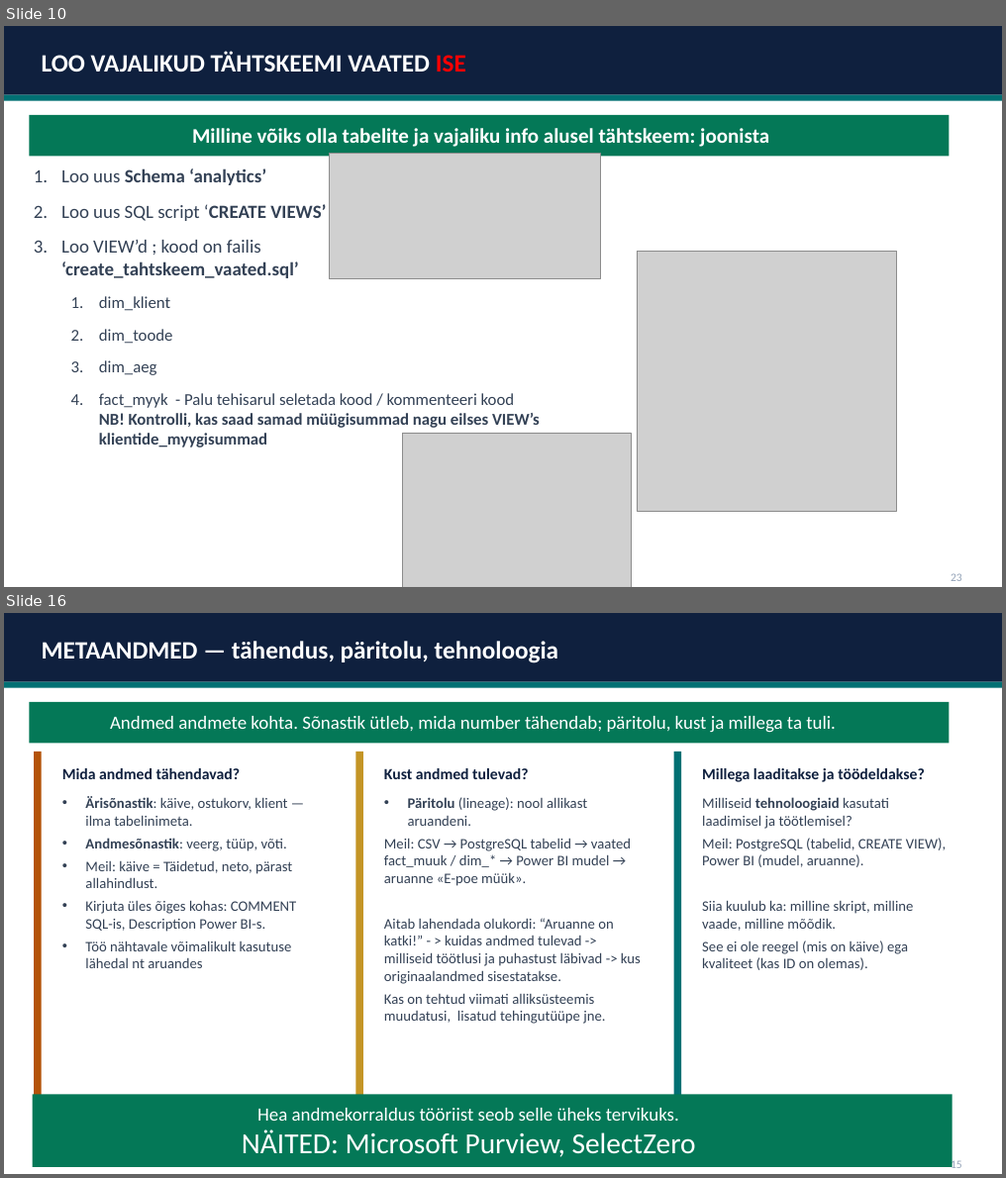
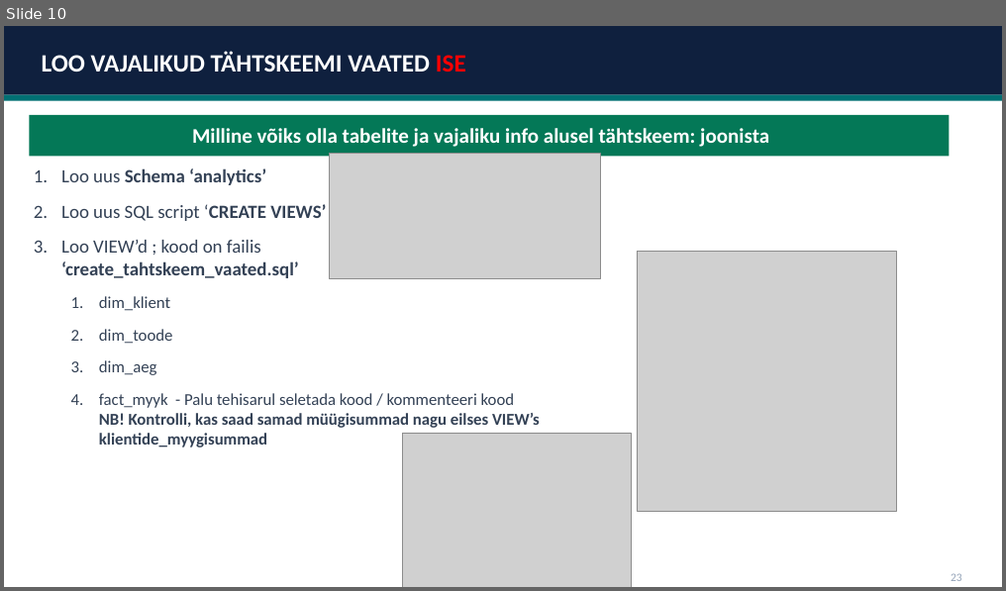
Before and after one commit to emilieabel/andmetarkus, a slide deck: Materjalid/Day9 Andmekorraldus Dim Fakt/9-paev-andmetarkus-esitlus.pptx. Shown one above the other, each under a label of ours: slides 10 and 16 before the commit, slide 10 after it; the slides between them are not shown. The pictures are 1006x1178 and 1006x591 pixels, drawn with LibreOffice and Linux fonts; fonts in the diff are those of the drawing; grey boxes stand for pictures. Boxes give left, top, right and bottom in pixels: in the first picture for what was removed or moved away, otherwise in the second. Text is boxed around its words. In the diff, an @@ line names an element or a change of style, - is before the commit and + after.

```diff
--- a/Materjalid/Day9 Andmekorraldus Dim Fakt/9-paev-andmetarkus-esitlus.pptx
+++ b/Materjalid/Day9 Andmekorraldus Dim Fakt/9-paev-andmetarkus-esitlus.pptx
@@ slide 16 removed at <box>4,613,1002,1174</box>, background #FFFFFF @@
@@ rectangle removed at <box>4,613,1002,682</box> @@
@@ text removed at <box>42,641,558,663</box> @@
-METAANDMED — tähendus, päritolu, tehnoloogia
@@ rectangle removed at <box>4,682,1002,688</box> @@
@@ rectangle removed at <box>29,702,948,744</box> @@
@@ text removed at <box>110,716,836,733</box> @@
-Andmed andmete kohta. Sõnastik ütleb, mida number tähendab; päritolu, kust ja millega ta tuli.
@@ rounded rectangle removed at <box>34,752,341,1130</box> @@
@@ rectangle removed at <box>34,752,42,1130</box> @@
@@ rounded rectangle removed at <box>355,752,662,1130</box> @@
@@ rectangle removed at <box>355,752,363,1130</box> @@
@@ rounded rectangle removed at <box>674,752,969,1130</box> @@
@@ rectangle removed at <box>674,752,681,1130</box> @@
@@ text removed at <box>62,768,241,779</box> @@
-Mida andmed tähendavad?
@@ text removed at <box>384,768,528,779</box> @@
-Kust andmed tulevad?
@@ text removed at <box>702,768,925,782</box> @@
-Millega laaditakse ja töödeldakse?
@@ text removed at <box>85,796,297,968</box> @@
-• Ärisõnastik: käive, ostukorv, klient — ilma tabelinimeta.
-• Andmesõnastik: veerg, tüüp, võti.
-• Meil: käive = Täidetud, neto, pärast allahindlust.
-• Kirjuta üles õiges kohas: COMMENT SQL-is, Description Power BI-s.
-• Töö nähtavale võimalikult kasutuse lähedal nt aruandes
@@ text removed at <box>702,797,945,970</box> @@
-Milliseid tehnoloogiaid kasutati laadimisel ja töötlemisel?
-Meil: PostgreSQL (tabelid, CREATE VIEW), Power BI (mudel, aruanne).
-Siia kuulub ka: milline skript, milline vaade, milline mõõdik.
-See ei ole reegel (mis on käive) ega kvaliteet (kas ID on olemas).
@@ text removed at <box>384,838,641,1024</box> @@
-• Päritolu (lineage): nool allikast aruandeni.
-Meil: CSV → PostgreSQL tabelid → vaated fact_muuk / dim_* → Power BI mudel → aruanne «E-poe müük».
-Aitab lahendada olukordi: “Aruanne on katki!” - > kuidas andmed tulevad -> milliseid töötlusi ja puhastust läbivad -> kus originaalandmed sisestatakse.
-Kas on tehtud viimati alliksüsteemis muudatusi, lisatud tehingutüüpe jne.
@@ rectangle removed at <box>33,1094,952,1167</box> @@
@@ text removed at <box>242,1108,696,1157</box> @@
-Hea andmekorraldus tööriist seob selle üheks tervikuks.
-NÄITED: Microsoft Purview, SelectZero
@@ text removed at <box>950,1158,962,1168</box> @@
-15
```
Also in this commit, not shown: 17 other slides removed, 15 other files.
